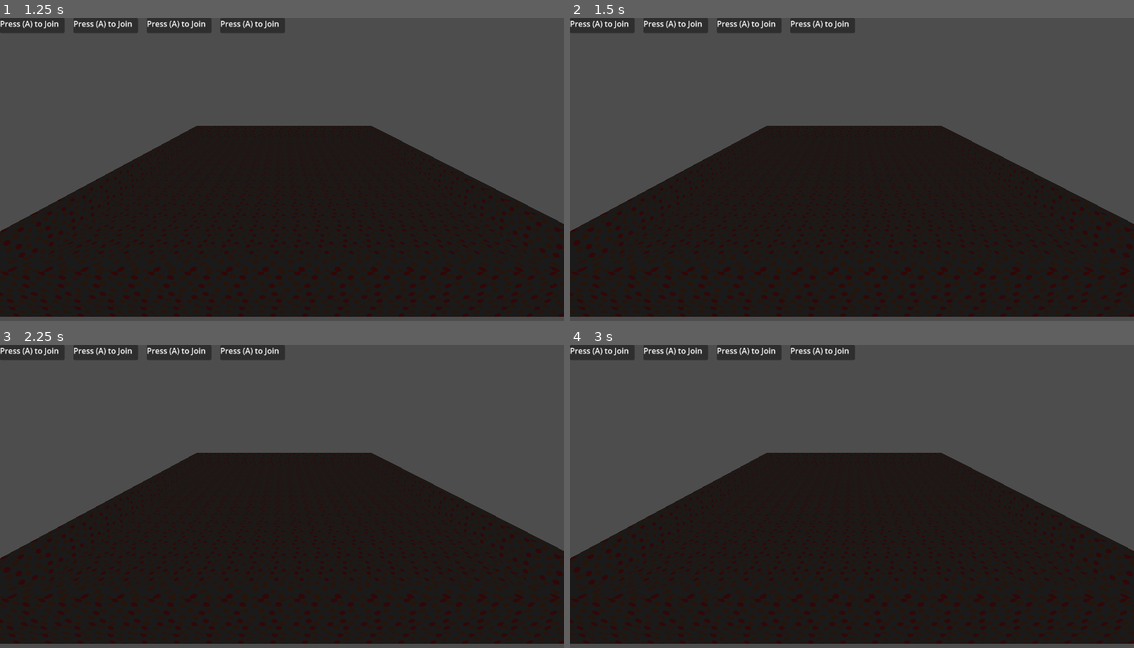
Above: before the commit, frames 1-4 (two rows, left to right).
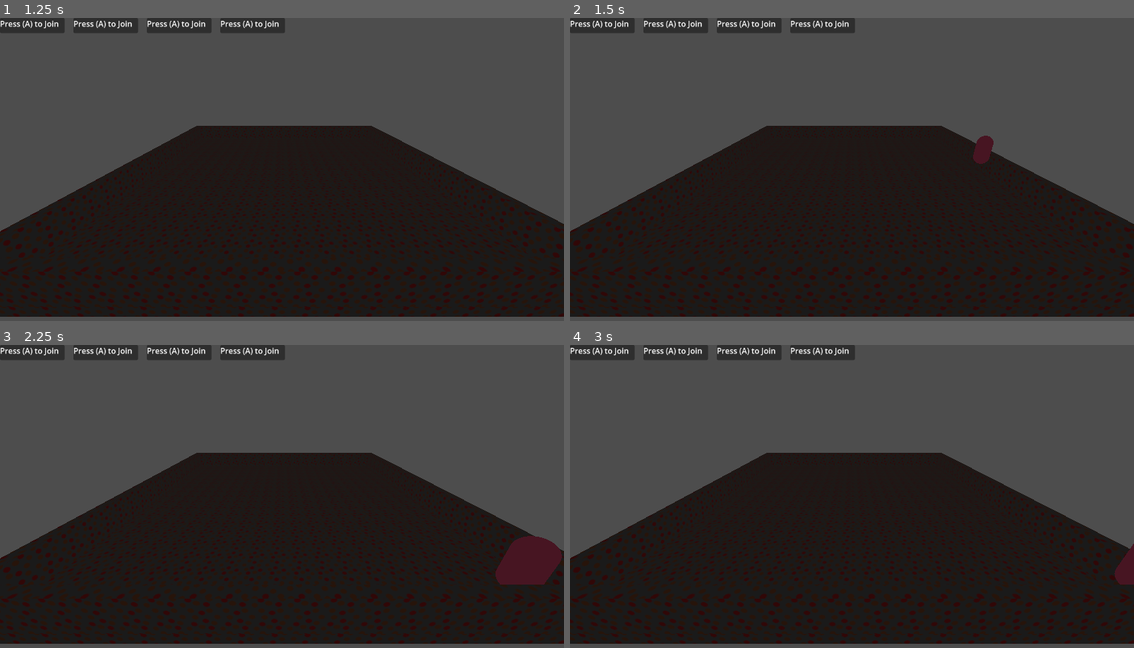
Above: after the commit, the same moments.

Repository: icvara/GGJ26
Game: Godot game, scene res://Menu/Landing_menu.tscn
The game is run twice, just before and just after one commit, with the same random seed, the same clock (stepped at 60 frames per second) and the same inputs.
Inputs:
- Up to frame 1 (1.25 s): click "Play" at 0.5 s
- Up to frame 2 (1.5 s): tap A (move_left, bound only after the commit) at 1.25 s; hold D (move_right, bound only after the commit) from 1.28 s (still down); hold Enter (join_game, bound only after the commit) from 1.28 s (still down)
- Up to frame 3 (2.25 s): tap A (move_left, bound only after the commit) at 2 s; release D (move_right, bound only after the commit) at 2.03 s; release Enter (join_game, bound only after the commit) at 2.03 s; hold S (move_down, bound only after the commit) from 2.03 s (still down); tap Enter (join_game, bound only after the commit) at 2.1 s
- Up to frame 4 (3 s): tap A (move_left, bound only after the commit) at 2.75 s; release S (move_down, bound only after the commit) at 2.78 s; hold D (move_right, bound only after the commit) from 2.78 s (still down); hold Enter (join_game, bound only after the commit) from 2.78 s (still down)

Frame 1 is identical in both runs. In frame 2, 0.2% of the frame differs, in the area x 71-76%, y 38-49%; in frame 3, 1.4%, in the area x 87-100%, y 63-80%; in frame 4, 0.3%.

Commit message:
add keyboard ctrl

Diff:
--- a/godot-ggj-26/Player/player.gd
+++ b/godot-ggj-26/Player/player.gd
@@ -5,13 +5,23 @@
 @export var speed := 50.0
 
 func _physics_process(delta):
-	var direction = null
+	var direction = Vector3()
+
+
 	direction = Vector3(Input.get_joy_axis(playerID, JOY_AXIS_LEFT_X),0,Input.get_joy_axis(playerID, JOY_AXIS_LEFT_Y))
 	if direction.x <0.6 and direction.x > -0.6:
 		direction.x = 0
 	if direction.z <0.6 and direction.z > -0.6:
 		direction.z = 0
 
+	if Input.is_action_pressed("move_down"):
+		direction.z = 1
+	if Input.is_action_pressed("move_up"):
+		direction.z = -1
+	if Input.is_action_pressed("move_left"):
+		direction.x = -1
+	if Input.is_action_pressed("move_right"):
+		direction.x = 1
 	#if input_vector.length() > 0:
 		#input_vector = input_vector.normalized()
 
--- a/godot-ggj-26/Player/player_manager.gd
+++ b/godot-ggj-26/Player/player_manager.gd
@@ -7,6 +7,9 @@
 var player_status = [0,0,0,0]
 
 func _physics_process(delta: float) -> void:
+	if Input.is_action_pressed("join_game"):
+		invoke_player(0)
+
 
 	if Input.is_joy_button_pressed(0, 0):
 		invoke_player(0)
--- a/godot-ggj-26/project.godot
+++ b/godot-ggj-26/project.godot
@@ -20,20 +20,29 @@
 move_left={
 "deadzone": 0.2,
 "events": [Object(InputEventJoypadMotion,"resource_local_to_scene":false,"resource_name":"","device":-1,"axis":0,"axis_value":-1.0,"script":null)
+, Object(InputEventKey,"resource_local_to_scene":false,"resource_name":"","device":-1,"window_id":0,"alt_pressed":false,"shift_pressed":false,"ctrl_pressed":false,"meta_pressed":false,"pressed":false,"keycode":0,"physical_keycode":65,"key_label":0,"unicode":97,"location":0,"echo":false,"script":null)
 ]
 }
 move_right={
 "deadzone": 0.2,
 "events": [Object(InputEventJoypadMotion,"resource_local_to_scene":false,"resource_name":"","device":-1,"axis":0,"axis_value":1.0,"script":null)
+, Object(InputEventKey,"resource_local_to_scene":false,"resource_name":"","device":-1,"window_id":0,"alt_pressed":false,"shift_pressed":false,"ctrl_pressed":false,"meta_pressed":false,"pressed":false,"keycode":0,"physical_keycode":68,"key_label":0,"unicode":100,"location":0,"echo":false,"script":null)
 ]
 }
 move_up={
 "deadzone": 0.2,
 "events": [Object(InputEventJoypadMotion,"resource_local_to_scene":false,"resource_name":"","device":-1,"axis":1,"axis_value":-1.0,"script":null)
+, Object(InputEventKey,"resource_local_to_scene":false,"resource_name":"","device":-1,"window_id":0,"alt_pressed":false,"shift_pressed":false,"ctrl_pressed":false,"meta_pressed":false,"pressed":false,"keycode":0,"physical_keycode":87,"key_label":0,"unicode":119,"location":0,"echo":false,"script":null)
 ]
 }
 move_down={
 "deadzone": 0.2,
 "events": [Object(InputEventJoypadMotion,"resource_local_to_scene":false,"resource_name":"","device":-1,"axis":1,"axis_value":1.0,"script":null)
+, Object(InputEventKey,"resource_local_to_scene":false,"resource_name":"","device":-1,"window_id":0,"alt_pressed":false,"shift_pressed":false,"ctrl_pressed":false,"meta_pressed":false,"pressed":false,"keycode":0,"physical_keycode":83,"key_label":0,"unicode":115,"location":0,"echo":false,"script":null)
 ]
 }
+join_game={
+"deadzone": 0.2,
+"events": [Object(InputEventKey,"resource_local_to_scene":false,"resource_name":"","device":-1,"window_id":0,"alt_pressed":false,"shift_pressed":false,"ctrl_pressed":false,"meta_pressed":false,"pressed":false,"keycode":0,"physical_keycode":4194309,"key_label":0,"unicode":0,"location":0,"echo":false,"script":null)
+]
+}
